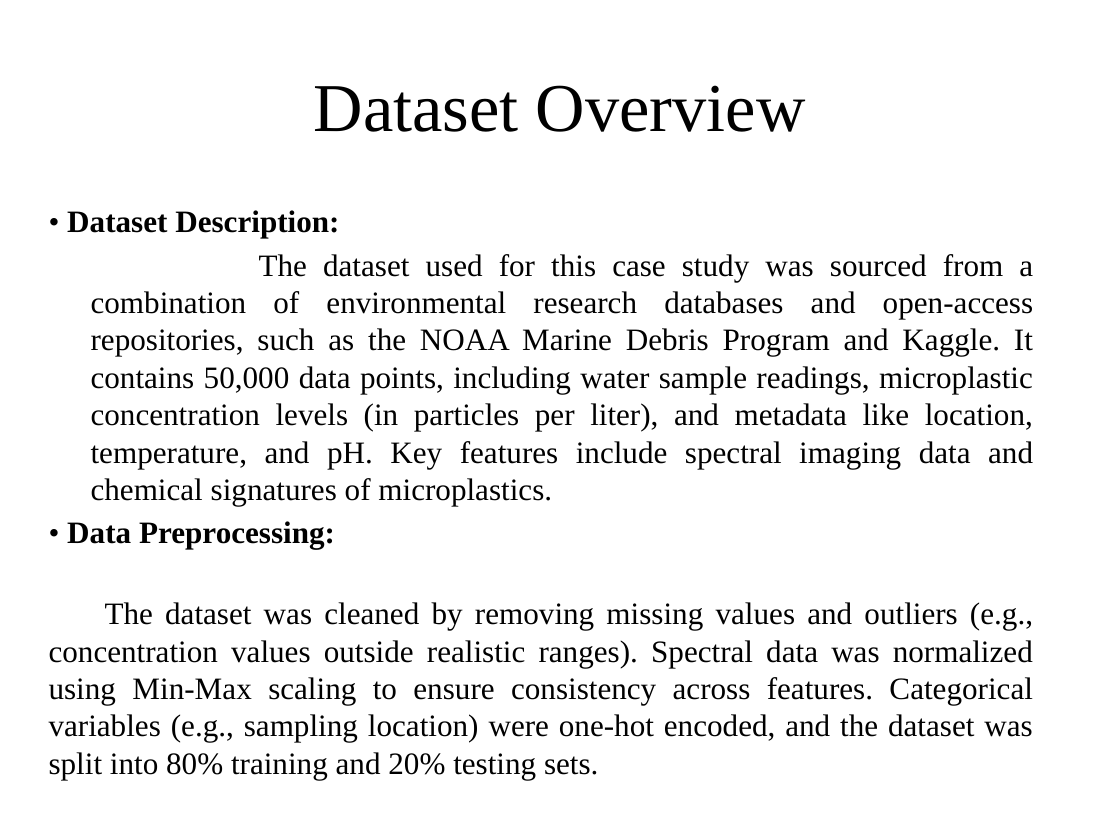
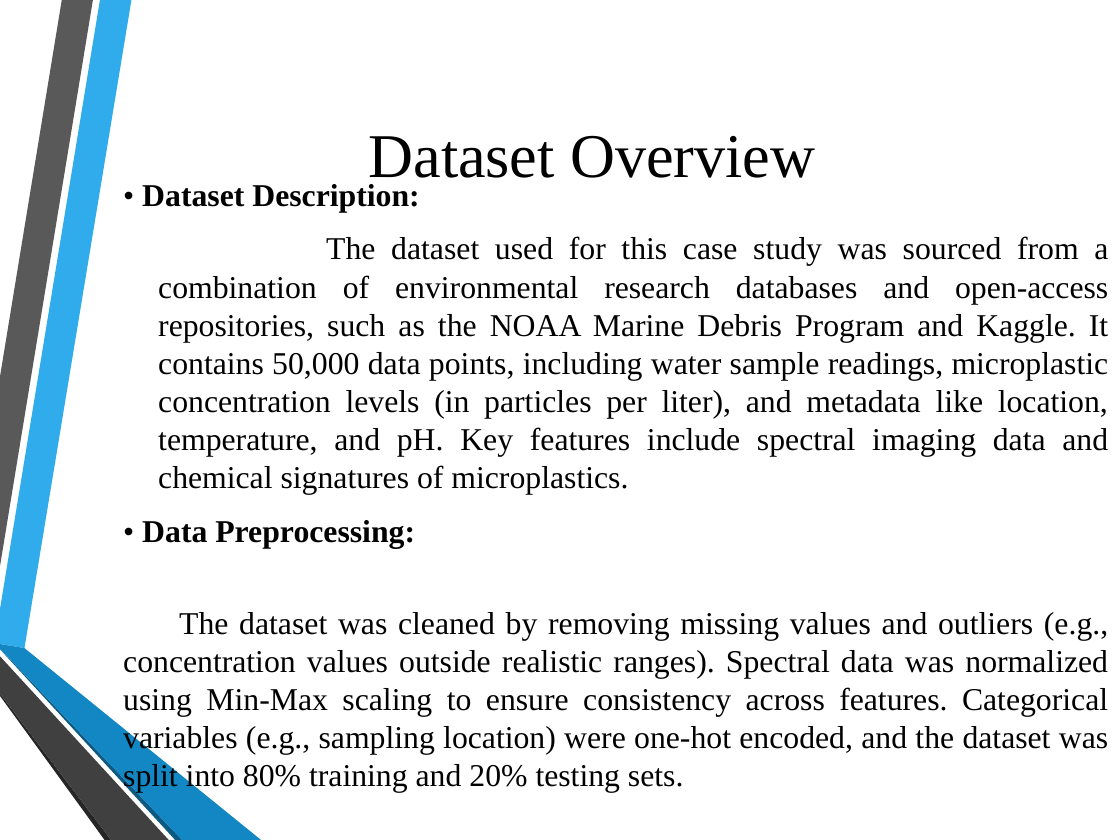
Before and after one commit to Hrishikeshgithub/Microplastic-Pollution-Detection-Using-AI, a slide deck: slide 2 of Microplastic Pollution Detection Using AI.pptx. Drawn at 1120x840 pixels with LibreOffice and Linux fonts; fonts in the diff are those of the drawing; background and template pictures are left out. Boxes give left, top, right and bottom in pixels: in the first picture for what was removed or moved away, otherwise in the second. Text is boxed around its words. In the diff, an @@ line names an element or a change of style, - is before the commit and + after.

```diff
--- a/Microplastic Pollution Detection Using AI.pptx
+++ b/Microplastic Pollution Detection Using AI.pptx
@@ title "Dataset Overview" moved from (x1=314, y1=85, x2=806, y2=132) to (x1=369, y1=135, x2=815, y2=189) @@
@@ title "Dataset Overview" at (x1=369, y1=135, x2=815, y2=189): size 44 to 40 pt @@
@@ text "• Dataset Description:" moved from (x1=49, y1=210, x2=1033, y2=742) to (x1=123, y1=236, x2=1109, y2=754) @@
@@ text "• Dataset Description:" at (x1=123, y1=236, x2=1109, y2=754): size 20 to 20.4 pt; indent changed; more space between paragraphs; vertical alignment top to middle @@
@@ group added at (x1=0, y1=0, x2=261, y2=840): 6 freeform shapes @@
```
Also in this commit, not shown: 8 other slides changed.
